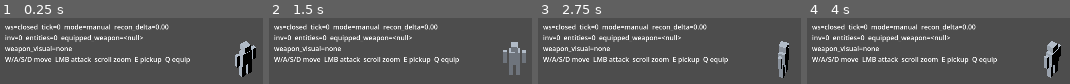
Above: before the commit, frames 1-4 (left to right).
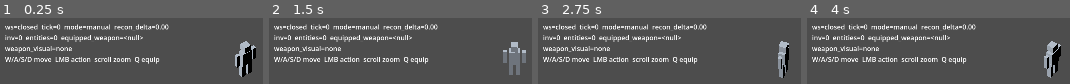
Above: after the commit, the same moments.

Repository: mmandrille/arpg-dev
Game: Godot game, scene res://scenes/main.tscn
Two runs of this game, one before a commit and one after it. Both use one fixed random seed, a clock stepped at 60 frames per second and the inputs below.
Inputs (mouse positions are in pixels of both pictures, inside the frame that each line leads up to):
- Up to frame 1 (0.25 s): no input
- Up to frame 2 (1.5 s): tap Enter at 0.5 s; move the mouse to (outside the picture) at 0.52 s; hold D 0.53-1.28 s; hold E 0.53-1.28 s; click (outside the picture) at 0.67 s; tap Space at 1.25 s; move the mouse to (outside the picture) at 1.27 s; hold S from 1.28 s (still down); tap E at 1.35 s; click (outside the picture) at 1.42 s
- Up to frame 3 (2.75 s): tap Enter at 2 s; move the mouse to (outside the picture) at 2.02 s; release S at 2.03 s; hold D from 2.03 s (still down); hold Q from 2.03 s (still down); click (outside the picture) at 2.17 s; tap E at 2.3 s
- Up to frame 4 (4 s): tap Space at 2.75 s; move the mouse to (outside the picture) at 2.77 s; release D at 2.78 s; release Q at 2.78 s; hold W 2.78-3.53 s; tap E at 2.85 s; click (outside the picture) at 2.92 s; tap Enter at 3.5 s; move the mouse to (outside the picture) at 3.52 s; hold A from 3.53 s (still down); hold E from 3.53 s (still down); click (outside the picture) at 3.67 s

The runs differ from the first frame. In frame 1, 1.6% of the frame differs, in the area x 28-73%, y 59-70%; in frame 2, 1.6%; in frame 3, 1.6%; in frame 4, 1.6%.

Commit message:
feat(client): left-click action picking and door open animation
Raycast entity targets on left click, send action_intent for combat and
loot, render interactable doors with swing animation on open, and migrate
smoke and golden tests to the unified action path.

Co-authored-by: Cursor <cursoragent@cursor.com>

Diff:
--- a/client/scripts/main.gd
+++ b/client/scripts/main.gd
@@ -33,6 +33,7 @@
 var equipped: Dictionary = {}
 var loot_ids: Array = []
 var monster_ids: Array = []
+var interactable_ids: Array = []
 var ready_sent: bool = false
 var item_to_equip: String = ""
 var autoplay_enabled: bool = false
@@ -74,7 +75,6 @@
 
 const SEND_INTERVAL := 0.1
 const PLAYER_SPEED := 4.0
-const ATTACK_AIM_MIN_DOT := 0.0  # monster must be in the forward half-space
 const CAMERA_ZOOM_DEFAULT := 20.0
 const CAMERA_ZOOM_STEP := 1.5
 const CAMERA_ZOOM_MIN := 8.0
@@ -183,6 +183,7 @@
 	monster_health_bars.clear()
 	loot_ids.clear()
 	monster_ids.clear()
+	interactable_ids.clear()
 	# (player is the PlayerAnchor/CharacterVisual, not a per-snapshot entity node)
 	for e in p.get("entities", []):
 		_upsert_entity(e)
@@ -224,6 +225,9 @@
 			else:
 				player_anim.play_one_shot(player_clip)
 			continue
+		if event_type == "interactable_activated" and entities.has(eid):
+			_set_interactable_state(eid, entities[eid], "open")
+			continue
 		var clip = MONSTER_EVENT_CLIPS.get(event_type, null)
 		if clip == null:
 			continue
@@ -275,11 +279,17 @@
 				push_warning("[main] monster %s has no AnimationPlayer" % id)
 		rec = {"node": node, "controller": controller, "type": str(e["type"])}
 		entities[id] = rec
+		_attach_pick_collider(node, id, str(e["type"]))
 		if e["type"] == "loot" and not loot_ids.has(id):
 			loot_ids.append(id)
 		if e["type"] == "monster" and not monster_ids.has(id):
 			monster_ids.append(id)
+		if e["type"] == "interactable" and not interactable_ids.has(id):
+			interactable_ids.append(id)
 	(rec["node"] as Node3D).position = server_pos
+	if rec["type"] == "interactable":
+		var state := str(e.get("state", rec.get("state", "closed")))
+		_set_interactable_state(id, rec, state)
 	# Resume/snapshot consistency: a monster already dead in the snapshot enters
 	# the terminal death pose without waiting for an event (spec §5.4).
 	if rec["type"] == "monster" and rec["controller"] != null:
@@ -302,6 +312,7 @@
 		monster_health_bars.erase(id)
 	loot_ids.erase(id)
 	monster_ids.erase(id)
+	interactable_ids.erase(id)
 
 
 func _update_inventory_item(item: Dictionary) -> void:
@@ -363,7 +374,7 @@
 		match event.button_index:
 			MOUSE_BUTTON_LEFT:
 				if client != null and client.ready_state() == WebSocketPeer.STATE_OPEN and player_hp > 0:
-					_try_attack_toward_mouse()
+					_try_action_at_mouse()
 			MOUSE_BUTTON_WHEEL_UP:
 				_adjust_camera_zoom(-CAMERA_ZOOM_STEP)
 			MOUSE_BUTTON_WHEEL_DOWN:
@@ -392,9 +403,6 @@
 		client.send("move_intent", last_server_tick, {"direction": {"x": dir.x, "y": dir.y}, "duration_ticks": 2})
 		_send_cooldown = SEND_INTERVAL
 
-	if Input.is_key_pressed(KEY_E) and loot_ids.size() > 0 and _send_cooldown <= 0.0:
-		client.send("pick_up_intent", last_server_tick, {"entity_id": loot_ids[0]})
-		_send_cooldown = SEND_INTERVAL
 	if Input.is_key_pressed(KEY_Q) and inventory.size() > 0 and _send_cooldown <= 0.0:
 		client.send("equip_intent", last_server_tick, {"item_instance_id": inventory[0]["item_instance_id"], "slot": "weapon"})
 		_send_cooldown = SEND_INTERVAL
@@ -440,12 +448,12 @@
 			if player_anim != null:
 				player_anim.play_one_shot("attack")
 			if autoplay_attack_cooldown <= 0.0:
-				client.send("attack_intent", last_server_tick, {"target_id": target_id})
+				client.send("action_intent", last_server_tick, {"target_id": target_id})
 				autoplay_attack_cooldown = autoplay_step_delay
 			autoplay_timer = autoplay_step_delay
 		"pickup":
 			if not autoplay_pickup_sent and loot_ids.size() > 0:
-				client.send("pick_up_intent", last_server_tick, {"entity_id": loot_ids[0]})
+				client.send("action_intent", last_server_tick, {"target_id": loot_ids[0]})
 				autoplay_pickup_sent = true
 				autoplay_timer = autoplay_step_delay
 				return
@@ -467,24 +475,26 @@
 			return
 
 
-func _try_attack_toward_mouse() -> void:
+func _try_action_at_mouse() -> void:
 	if _attack_cooldown > 0.0 or player_hp <= 0:
 		return
 
-	var aim := _aim_direction_from_mouse()
-	if aim == Vector2.ZERO:
-		return
-
-	_face_direction(aim)
-	if player_anim != null:
+	var target_id := _pick_entity_at_mouse()
+	if target_id == "" or not entities.has(target_id):
+		return
+
+	var rec: Dictionary = entities[target_id]
+	var target_node := rec["node"] as Node3D
+	var flat := Vector2(target_node.global_position.x - player_anchor.global_position.x, target_node.global_position.z - player_anchor.global_position.z)
+	if flat.length_squared() > 0.0001:
+		_face_direction(flat.normalized())
+
+	var typ := str(rec.get("type", ""))
+	var state := str(rec.get("state", ""))
+	if player_anim != null and (typ == "monster" or (typ == "interactable" and state == "closed")):
 		player_anim.play_one_shot("attack")
 
-	var target_id := _best_monster_in_direction(aim)
-	if target_id == "":
-		_attack_cooldown = SEND_INTERVAL
-		return
-
-	client.send("attack_intent", last_server_tick, {"target_id": target_id})
+	client.send("action_intent", last_server_tick, {"target_id": target_id})
 	_attack_cooldown = SEND_INTERVAL
 
 
@@ -549,26 +559,22 @@
 	return origin + normal * t
 
 
-func _best_monster_in_direction(aim: Vector2) -> String:
-	var best_id := ""
-	var best_dot := ATTACK_AIM_MIN_DOT
-
-	for id in monster_ids:
-		if not entities.has(id):
-			continue
-
-		var entity_node: Node3D = entities[id]["node"]
-		var to_monster: Vector3 = entity_node.position - predicted_pos
-		var flat := Vector2(to_monster.x, to_monster.z)
-		if flat.length_squared() < 0.0001:
-			return id
-
-		var dot := flat.normalized().dot(aim)
-		if dot > best_dot:
-			best_dot = dot
-			best_id = id
-
-	return best_id
+func _pick_entity_at_mouse() -> String:
+	if _camera == null:
+		return ""
+	var mouse_pos := get_viewport().get_mouse_position()
+	var origin := _camera.project_ray_origin(mouse_pos)
+	var normal := _camera.project_ray_normal(mouse_pos)
+	var query := PhysicsRayQueryParameters3D.create(origin, origin + normal * 200.0)
+	query.collide_with_areas = true
+	query.collide_with_bodies = true
+	var hit := get_world_3d().direct_space_state.intersect_ray(query)
+	if hit.is_empty():
+		return ""
+	var collider = hit.get("collider")
+	if collider != null and collider.has_meta("entity_id"):
+		return str(collider.get_meta("entity_id"))
+	return ""
 
 
 func _adjust_camera_zoom(delta_size: float) -> void:
@@ -731,6 +737,8 @@
 		fallback.mesh = BoxMesh.new()
 		fallback.material_override = fm
 		return fallback
+	if kind == "interactable":
+		return _make_door_node()
 	var node := MeshInstance3D.new()  # loot
 	var box := BoxMesh.new()
 	box.size = Vector3(0.5, 0.5, 0.5)
@@ -739,6 +747,62 @@
 	mat.albedo_color = Color(1.0, 0.85, 0.2)
 	node.material_override = mat
 	return node
+
+
+func _make_door_node() -> Node3D:
+	var root := Node3D.new()
+	root.name = "InteractableDoor"
+	var pivot := Node3D.new()
+	pivot.name = "DoorPivot"
+	pivot.position = Vector3(-0.5, 0.0, 0.0)
+	root.add_child(pivot)
+	var panel := MeshInstance3D.new()
+	panel.name = "DoorPanel"
+	var mesh := BoxMesh.new()
+	mesh.size = Vector3(1.0, 1.0, 0.25)
+	panel.mesh = mesh
+	panel.position = Vector3(0.5, 0.5, 0.0)
+	var mat := StandardMaterial3D.new()
+	mat.albedo_color = Color(0.55, 0.32, 0.15)
+	panel.material_override = mat
+	pivot.add_child(panel)
+	return root
+
+
+func _attach_pick_collider(node: Node3D, entity_id: String, kind: String) -> void:
+	var body := StaticBody3D.new()
+	body.name = "PickBody"
+	body.set_meta("entity_id", entity_id)
+	var shape := CollisionShape3D.new()
+	var box := BoxShape3D.new()
+	match kind:
+		"monster":
+			box.size = Vector3(1.0, 1.6, 1.0)
+			shape.position = Vector3(0.0, 0.8, 0.0)
+		"interactable":
+			box.size = Vector3(1.2, 1.2, 0.45)
+			shape.position = Vector3(0.0, 0.6, 0.0)
+		_:
+			box.size = Vector3(0.75, 0.75, 0.75)
+			shape.position = Vector3(0.0, 0.375, 0.0)
+	shape.shape = box
+	body.add_child(shape)
+	node.add_child(body)
+
+
+func _set_interactable_state(_entity_id: String, rec: Dictionary, state: String) -> void:
+	if rec.get("state", "") == state:
+		return
+	rec["state"] = state
+	var node := rec["node"] as Node3D
+	if node == null:
+		return
+	var pivot := node.find_child("DoorPivot", true, false) as Node3D
+	if pivot == null:
+		return
+	var target_rot := deg_to_rad(90.0) if state == "open" else 0.0
+	var tween := create_tween()
+	tween.tween_property(pivot, "rotation:y", target_rot, 0.25)
 
 
 # --- debug ------------------------------------------------------------------
@@ -762,7 +826,7 @@
 		visual_replay_scenarios.size(),
 		visual_replay_title,
 	] if visual_replay_enabled else ("visual-bot:%s" % autoplay_phase if autoplay_enabled else "manual")
-	_debug_label.text = "ws=%s  tick=%d  mode=%s  recon_delta=%.2f\ninv=%d  entities=%d  equipped_weapon=%s\nweapon_visual=%s\nW/A/S/D move  LMB attack  scroll zoom  E pickup  Q equip" % [
+	_debug_label.text = "ws=%s  tick=%d  mode=%s  recon_delta=%.2f\ninv=%d  entities=%d  equipped_weapon=%s\nweapon_visual=%s\nW/A/S/D move  LMB action  scroll zoom  Q equip" % [
 		ws_state, last_server_tick, mode, reconciliation_delta, inventory.size(), entities.size(), str(eq), weapon_vis]
 
 
--- a/client/scripts/smoke.gd
+++ b/client/scripts/smoke.gd
@@ -115,8 +115,8 @@
 
 	if not ready_sent:
 		client.send("client_ready", last_tick, {"client_version": "godot-smoke", "last_seen_tick": last_tick})
-		client.send("attack_intent", last_tick, {"target_id": "1002"})
-		attack_cd = 0.15
+		client.send("move_intent", last_tick, {"direction": {"x": 1, "y": 0}, "duration_ticks": 1})
+		attack_cd = 0.5
 		ready_sent = true
 
 	for env in msgs:
@@ -124,10 +124,10 @@
 
 	attack_cd -= delta
 	if not killed and attack_cd <= 0.0:
-		client.send("attack_intent", last_tick, {"target_id": "1002"})
+		client.send("action_intent", last_tick, {"target_id": "1002"})
 		attack_cd = 0.15
 	if killed and not picked and loot_id != "":
-		client.send("pick_up_intent", last_tick, {"entity_id": loot_id})
+		client.send("action_intent", last_tick, {"target_id": loot_id})
 		picked = true
 	if picked and item_id != "" and not equip_sent:
 		client.send("equip_intent", last_tick, {"item_instance_id": item_id, "slot": "weapon"})
--- a/client/tests/test_golden.gd
+++ b/client/tests/test_golden.gd
@@ -57,7 +57,18 @@
 			_fail("equipped weapon case draw=%d: got %d want %d" % [int(c["draw"]), got, int(c["expected_damage"])])
 			return
 
-	# 4. Loot roll: single-entry table resolves to the expected item.
+	# 4. Melee reach: same distance formula used by the authoritative sim.
+	var reach_golden := _read(shared.path_join("golden/melee_reach.json"))
+	for c in reach_golden["cases"]:
+		var dist := float(c["distance"])
+		var reach := float(c["reach"])
+		var target_radius := float(c["target_radius"])
+		var got := dist <= reach + target_radius + 0.000001
+		if got != bool(c["in_range"]):
+			_fail("melee reach case %s: got %s want %s" % [str(c["name"]), str(got), str(c["in_range"])])
+			return
+
+	# 5. Loot roll: single-entry table resolves to the expected item.
 	var loot := _read(shared.path_join("rules/loot_tables.v0.json"))
 	var loot_golden := _read(shared.path_join("golden/loot_roll.json"))
 	var entries: Array = loot["loot_tables"][loot_golden["loot_table"]]["entries"]
@@ -65,7 +76,7 @@
 		_fail("loot golden mismatch")
 		return
 
-	print("[gdtest] PASS: consumed shared/golden fixtures (damage_formula, retaliation_damage, equipped_weapon_damage, loot_roll)")
+	print("[gdtest] PASS: consumed shared/golden fixtures (damage_formula, retaliation_damage, equipped_weapon_damage, melee_reach, loot_roll)")
 	quit(0)
 
 
